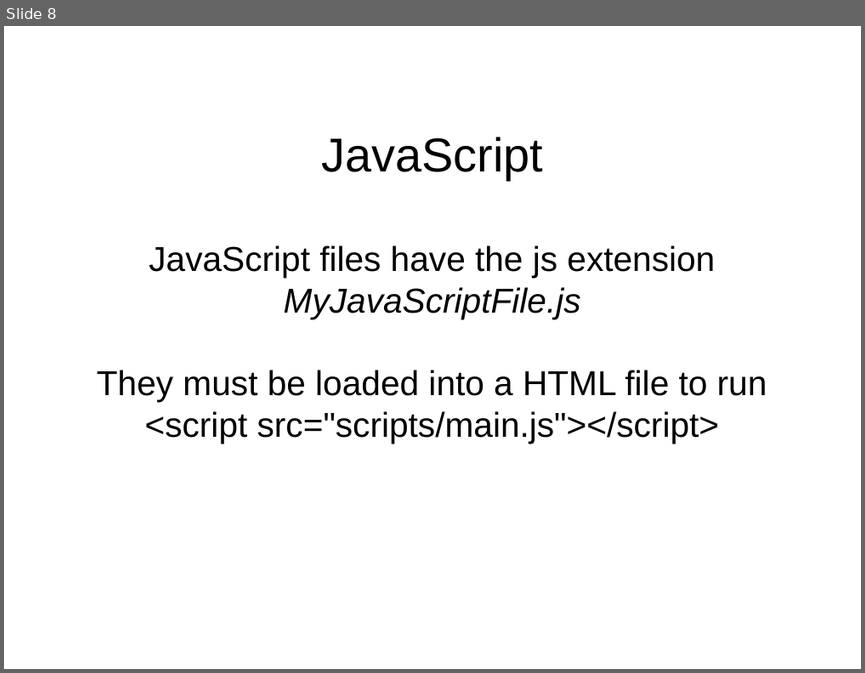
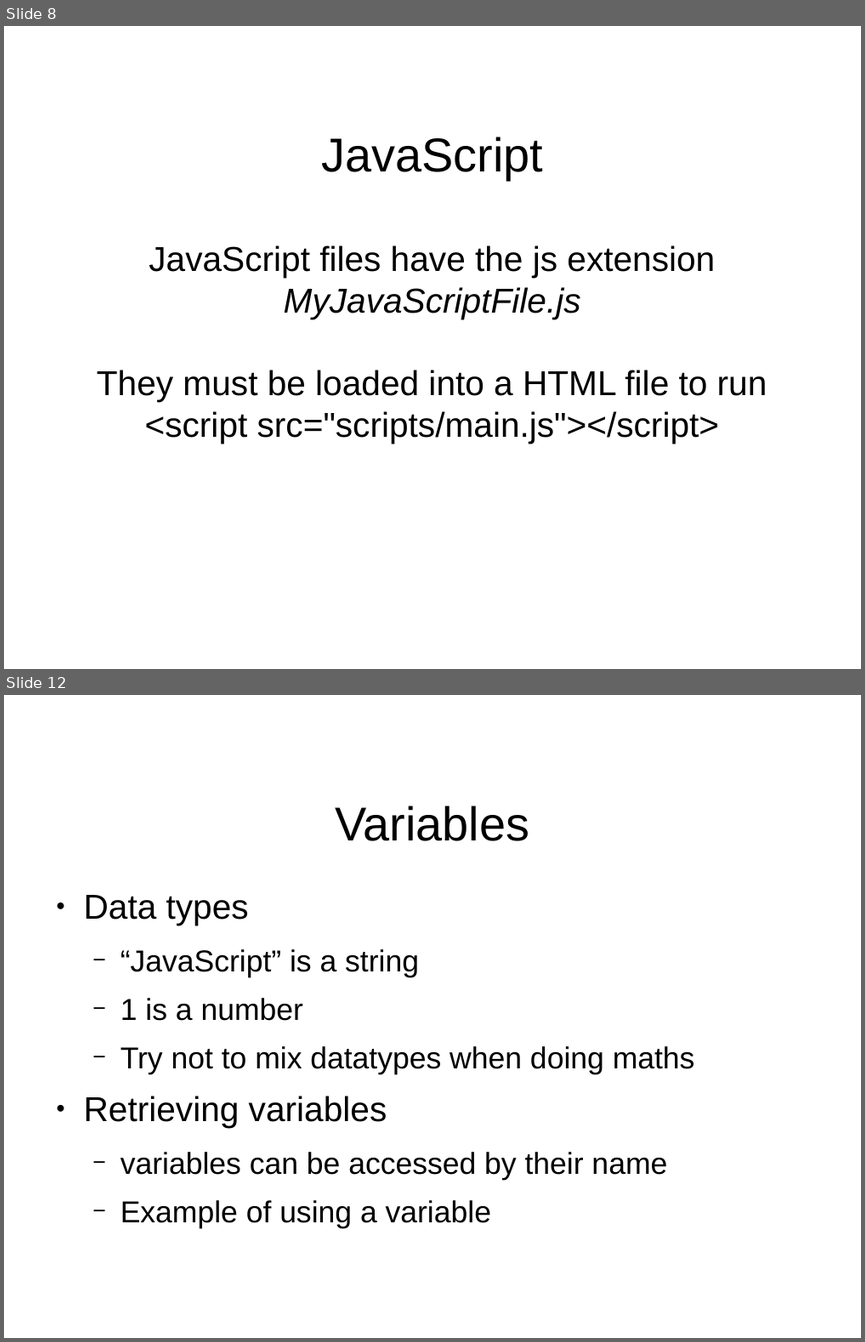
Before and after one commit to bark4mark/learning-programming, a slide deck: slides/Day 1.odp. Shown one above the other, each under a label of ours: slide 8 before the commit, slides 8 and 12 after it; the slides between them are not shown. The pictures are 865x673 and 865x1342 pixels, drawn with LibreOffice and Linux fonts; fonts in the diff are those of the drawing; background and template pictures are left out. Boxes give left, top, right and bottom in pixels: in the first picture for what was removed or moved away, otherwise in the second. Text is boxed around its words. In the diff, an @@ line names an element or a change of style, - is before the commit and + after.

```diff
--- a/slides/Day 1.odp
+++ b/slides/Day 1.odp
@@ slide 12 added at (4, 695, 861, 1338), background #FFFFFF @@
@@ title added at (335, 805, 529, 841), 44 pt, text #000000 @@
+Variables
@@ text added at (84, 895, 695, 1229), 28 pt, text #000000 @@
+● Data types
+  − “JavaScript” is a string
+  − 1 is a number
+  − Try not to mix datatypes when doing maths
+● Retrieving variables
+  − variables can be accessed by their name
+  − Example of using a variable
```
Also in this commit, not shown: 4 slides changed, 9 other slides added, 1 other file.
